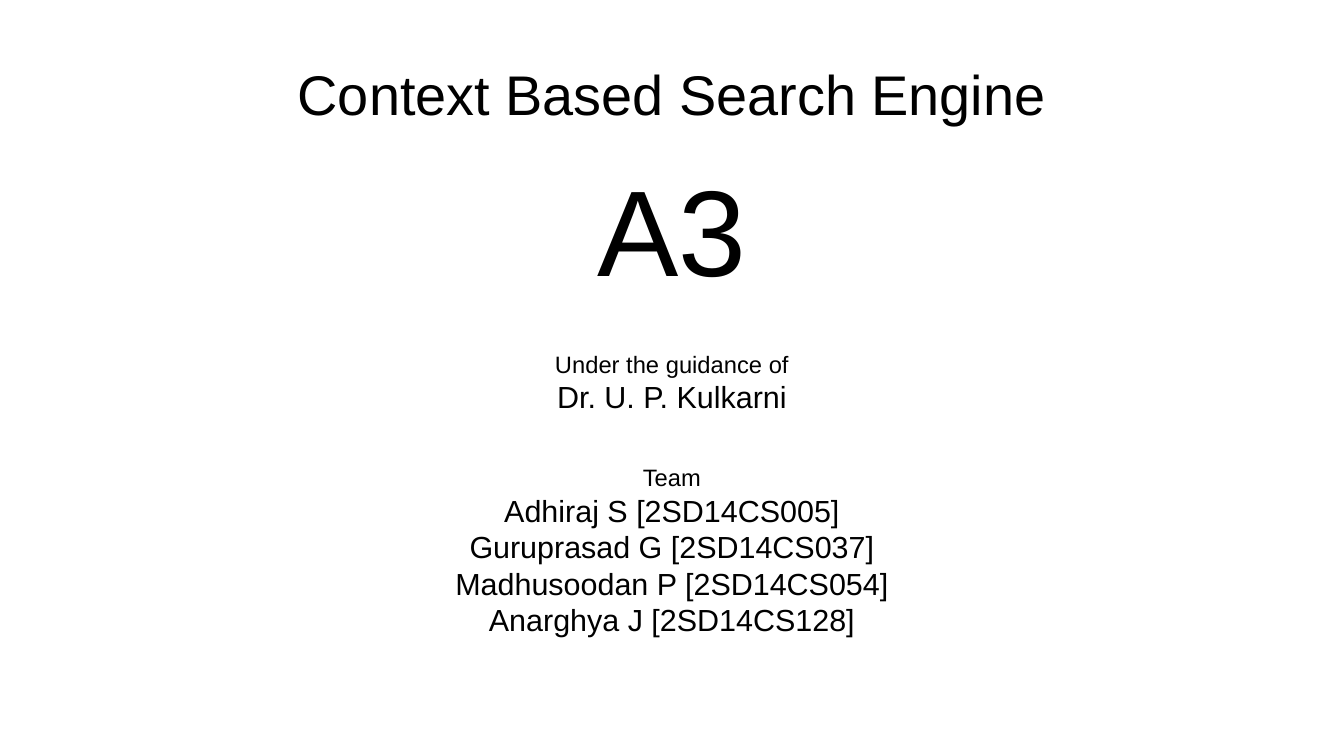
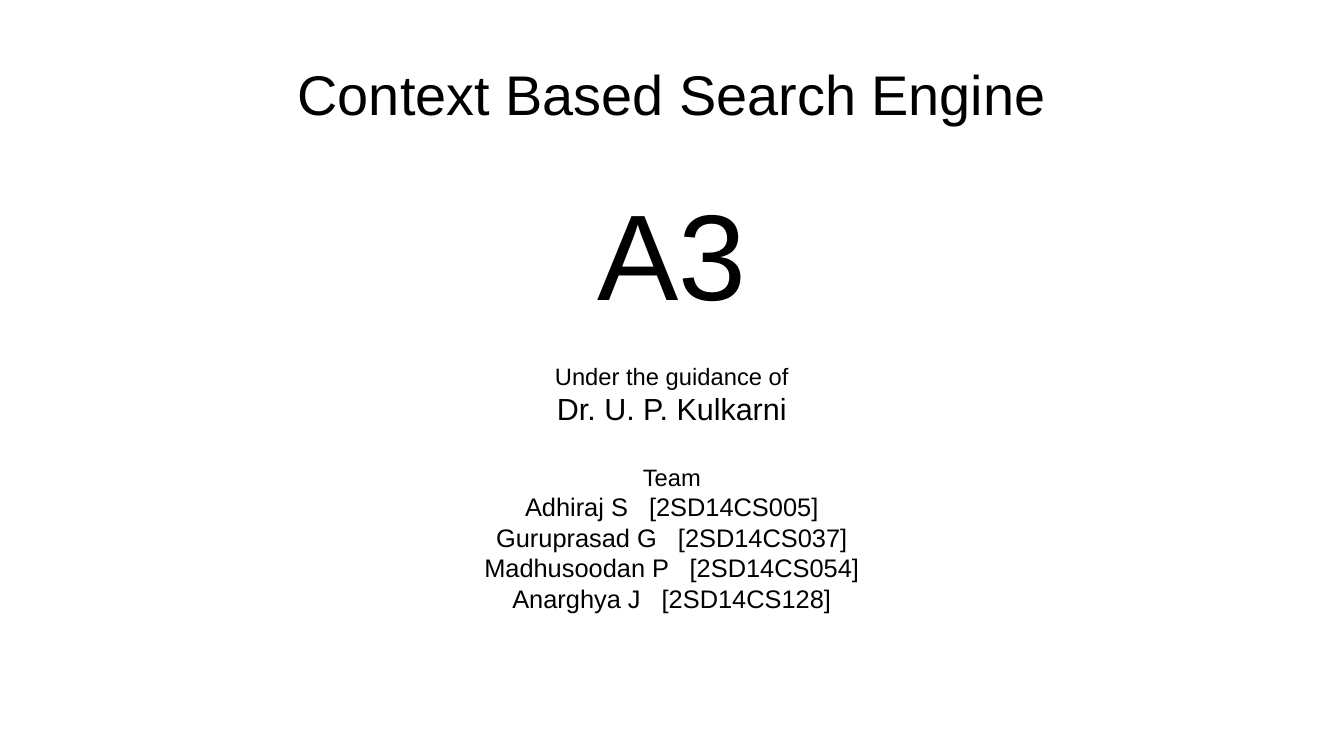
Before and after one commit to Kartikvk1996/SE, a slide deck: slide 1 of docs/A3/Phase1.pptx. Drawn at 1344x756 pixels with LibreOffice and Linux fonts; fonts in the diff are those of the drawing. Boxes give left, top, right and bottom in pixels: in the first picture for what was removed or moved away, otherwise in the second. Text is boxed around its words. In the diff, an @@ line names an element or a change of style, - is before the commit and + after.

```diff
--- a/docs/A3/Phase1.pptx
+++ b/docs/A3/Phase1.pptx
@@ text at (x1=484, y1=497, x2=859, y2=613): size 18 to 15 pt in "Adhiraj S [2SD14CS005]", "Guruprasad G [2SD14CS037]", "Madhusoodan P [2SD14CS054]", "Anarghya J [2SD14CS128]" @@
```
Also in this commit, not shown: 3 other slides changed, 1 slide added, 1 slide removed, 3 other files.
